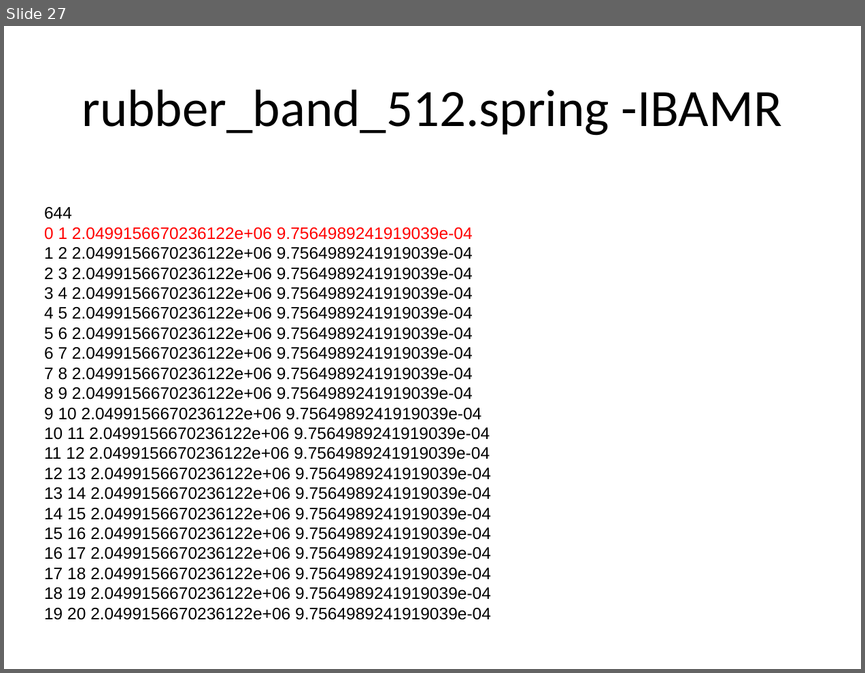
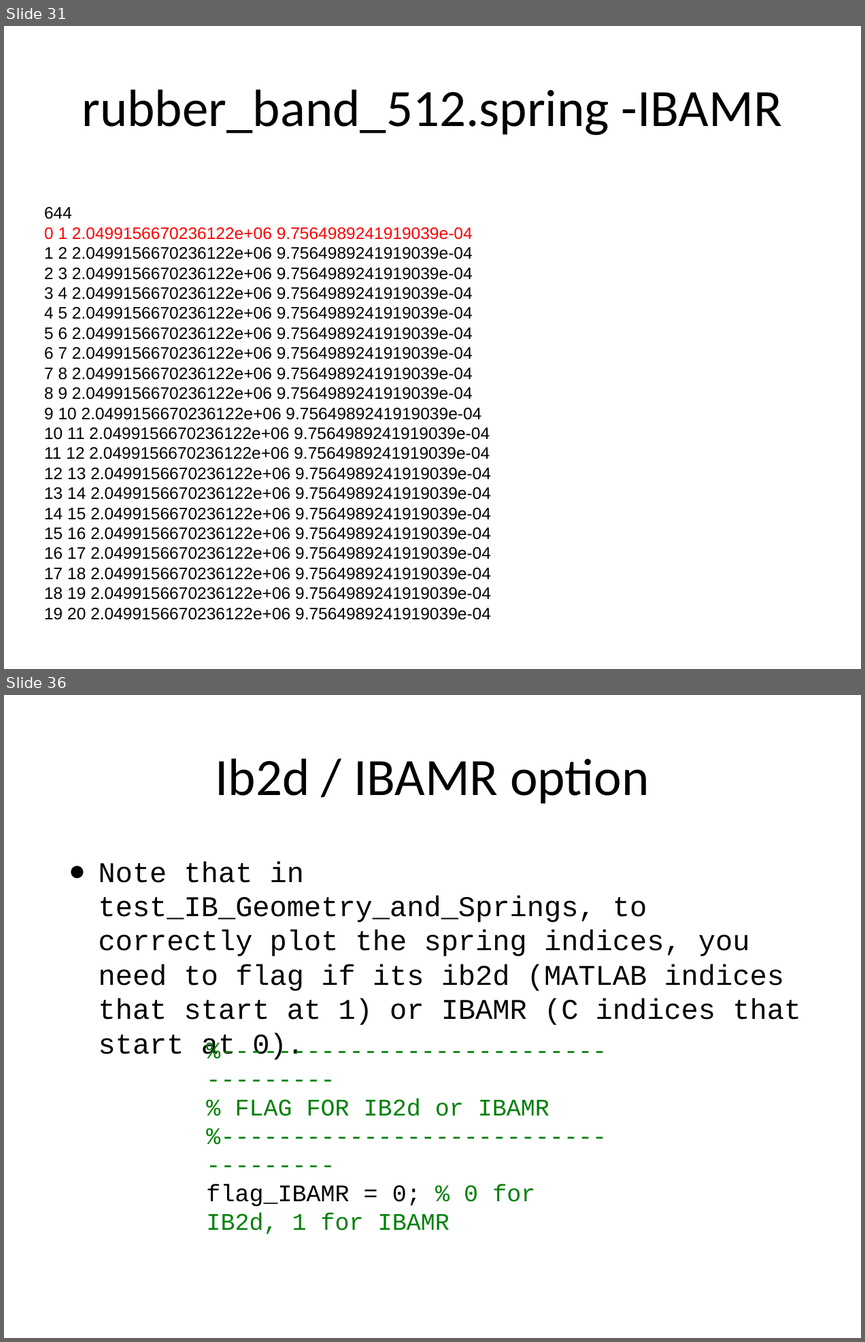
Before and after one commit to fairyflies9/IBAMR-Tutorials, a slide deck: UA Tutorials/Lecture2-InputFiles-Ib2d-IBAMR.pptx. Shown one above the other, each under a label of ours: slide 27 before the commit, slides 31 and 36 after it; the slides between them are not shown. The pictures are 865x673 and 865x1342 pixels, drawn with LibreOffice and Linux fonts; fonts in the diff are those of the drawing. Boxes give left, top, right and bottom in pixels: in the first picture for what was removed or moved away, otherwise in the second. Text is boxed around its words. In the diff, an @@ line names an element or a change of style, - is before the commit and + after.

Commit message:
update to UA tutorial 2
added codes to read .vertex and .spring files, added slides

```diff
--- a/UA Tutorials/Lecture2-InputFiles-Ib2d-IBAMR.pptx
+++ b/UA Tutorials/Lecture2-InputFiles-Ib2d-IBAMR.pptx
@@ slide 36 added at (4, 695, 861, 1338), background #FFFFFF @@
@@ title added at (215, 758, 649, 804), 44 pt, text #000000 @@
+Ib2d / IBAMR option
@@ text added at (99, 861, 801, 1059), 24 pt, text #000000 @@
+● Note that in test_IB_Geometry_and_Springs, to correctly plot the spring indices, you need to flag if its ib2d (MATLAB indices that start at 1) or IBAMR (C indices that start at 0).
@@ text added at (206, 1098, 549, 1234), 20 pt, text #028009 @@
+%------------------------------------
+% FLAG FOR IB2d or IBAMR
+%------------------------------------
+flag_IBAMR = 0; % 0 for IB2d, 1 for IBAMR
@@ what was slide 27 is now slide 31 @@
```
Also in this commit, not shown: 6 slides changed, 8 other slides added, 4 other files.
